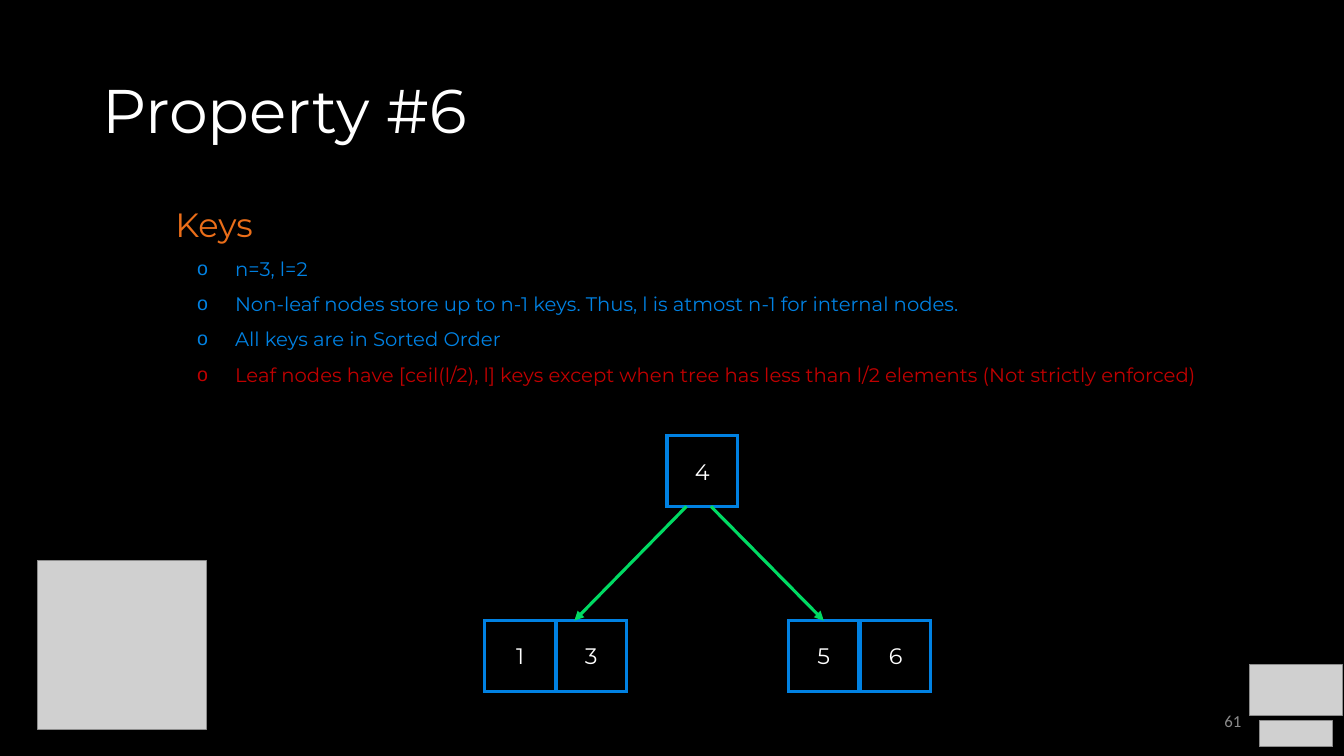
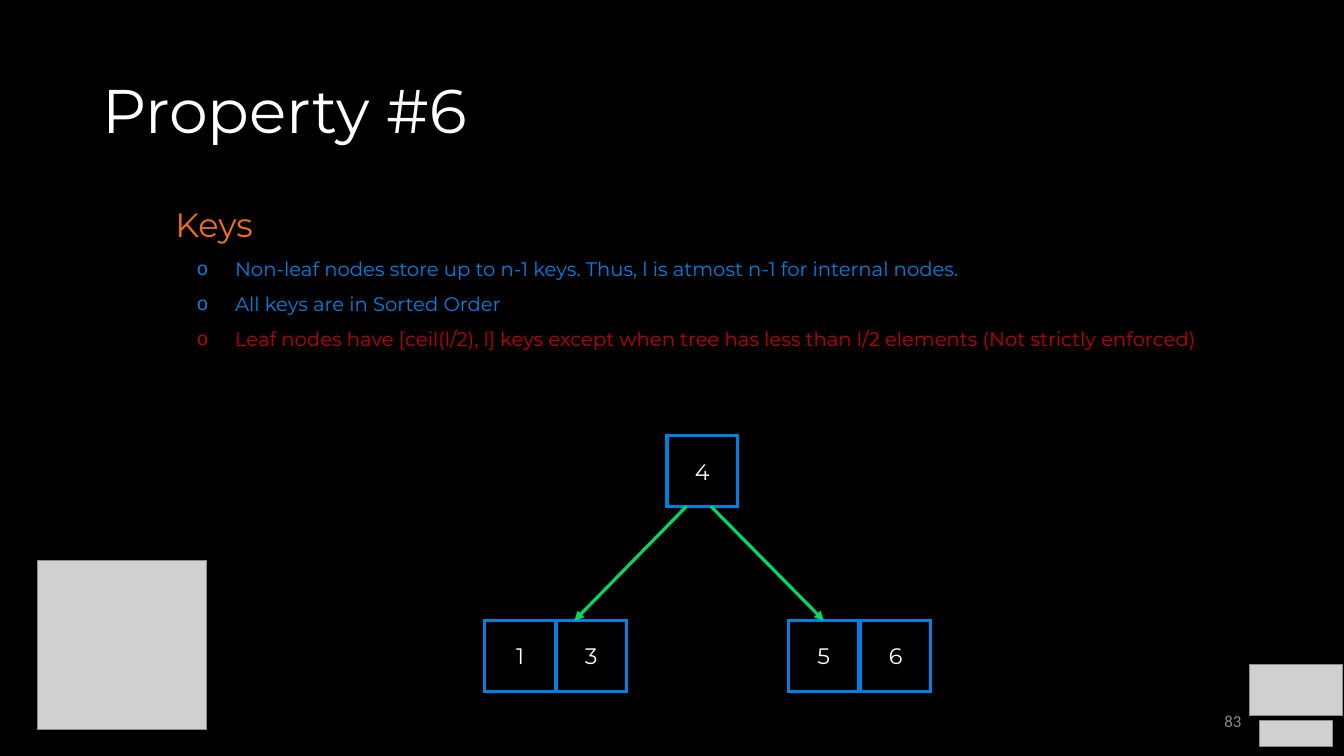
Before and after one commit to COP3530/Instructional-Content, a slide deck: slide 83 of Slides-PPT/4 - Balanced Trees.pptx (slide 61 before the commit). Drawn at 1344x756 pixels with LibreOffice and Linux fonts; fonts in the diff are those of the drawing; grey boxes stand for pictures. Boxes give left, top, right and bottom in pixels: in the first picture for what was removed or moved away, otherwise in the second. Text is boxed around its words. In the diff, an @@ line names an element or a change of style, - is before the commit and + after.

```diff
--- a/Slides-PPT/4 - Balanced Trees.pptx
+++ b/Slides-PPT/4 - Balanced Trees.pptx
@@ text at bbox=[235, 261, 308, 279]: paragraph removed @@
-  o n=3, l=2
@@ page number at bbox=[1224, 715, 1241, 727]: text changed @@
-61
+83
```
Also in this commit, not shown: 11 other slides changed, 22 slides added, 1 other file.
